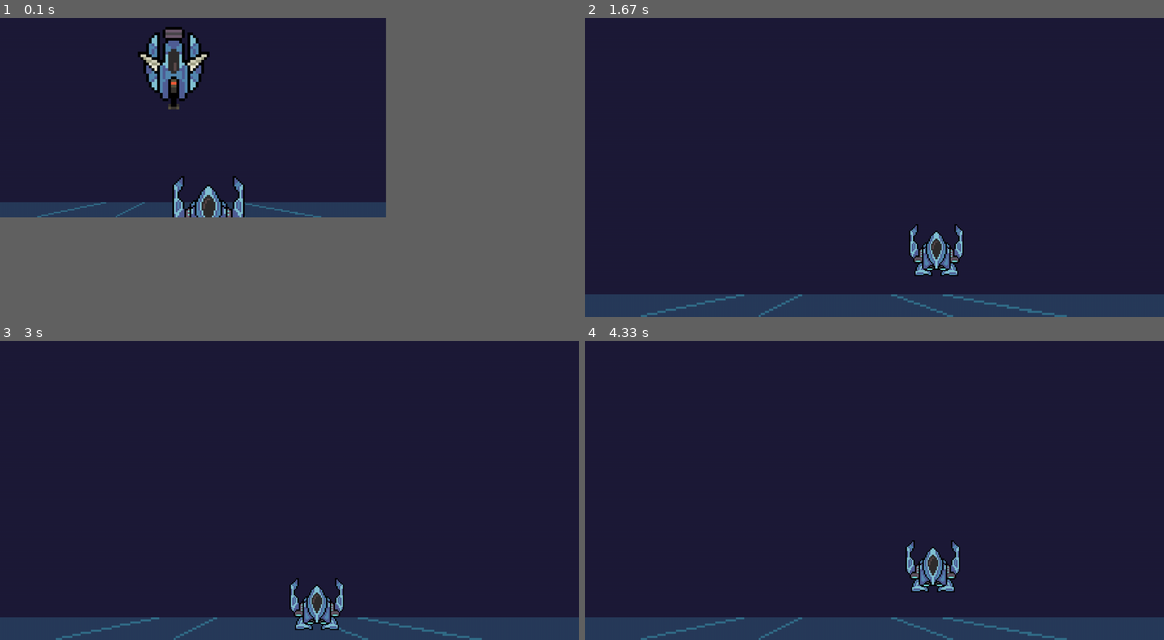
Above: before the commit, frames 1-4 (two rows, left to right).
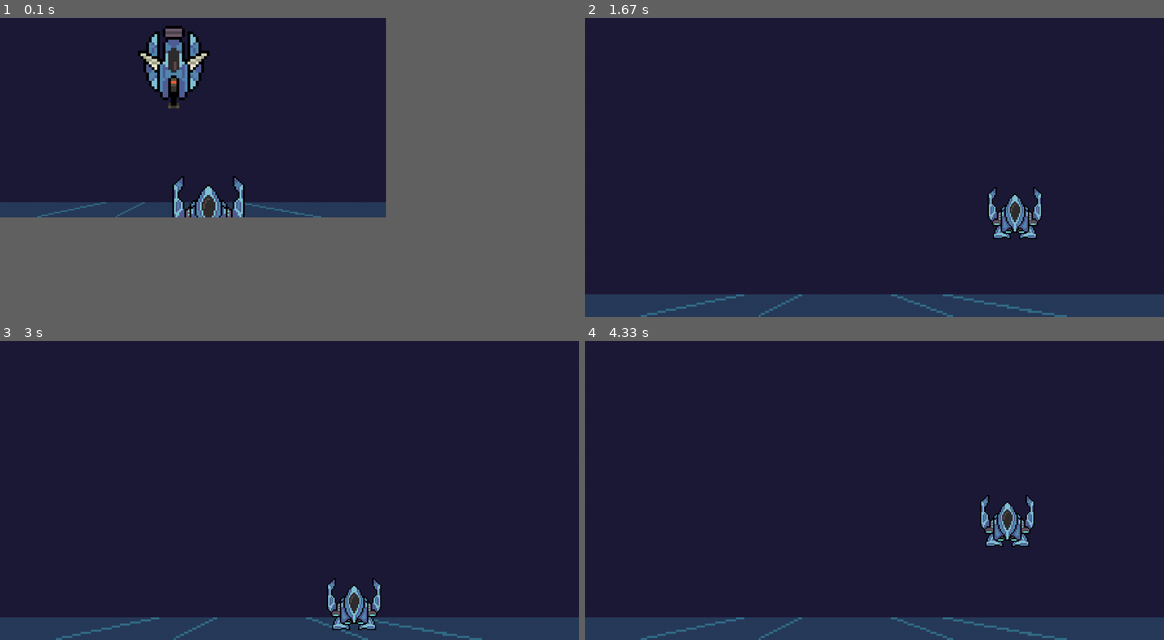
Above: after the commit, the same moments.

Repository: RafaBessa/Shadow_Light_bh_pygame
Game: pygame game, started from Game.py
Same seed, same stepped clock (60 frames per second), same inputs: the game is played once before the commit and once after it.
Inputs:
- Up to frame 1 (0.1 s): no input
- Up to frame 2 (1.67 s): tap - at 0.33 s; hold D 0.67-1.13 s; hold W 1.17-1.47 s; hold D from 1.5 s (still down)
- Up to frame 3 (3 s): release D at 1.97 s; hold A 2-2.53 s; hold S 2.57-2.87 s; hold A from 2.9 s (still down)
- Up to frame 4 (4.33 s): release A at 3.3 s; hold W 3.33-3.7 s; hold D from 3.73 s (still down)

The runs differ from the first frame. In frame 1, 0.4% of the frame differs, in the area x 23-37%, y 2-31%; in frame 2, 1.9%; in frame 3, 1.7%; in frame 4, 1.9%, in the area x 55-78%, y 51-84%.

Commit message:
Coordenadas são list (e tirando excessos)

Diff:
--- a/Droplet.py
+++ b/Droplet.py
@@ -10,14 +10,12 @@
 
         self._acceleration = acceleration  # in heights per second squared
         self.acceleration = acceleration * self.img.get_height()
-        print(self.coordinates)
 
     def resize(self, window):
         super().resize(window)
         self.speed = self._speed * self.img.get_height()
         self.acceleration = self._acceleration * self.img.get_height()
-        print(self.coordinates)
 
     def fall(self, dt):
         self.speed += self.acceleration * dt
-        self.coordinates = (self.coordinates[0], round(self.coordinates[1] + self.speed * dt))
+        self.coordinates[1] = round(self.coordinates[1] + self.speed * dt)
--- a/Game.py
+++ b/Game.py
@@ -30,10 +30,10 @@
     t0 = time()
     # Initializing window
     game_screen = Window("Shadow Light", DEFAULT_WINDOW_SIZES, BACKGROUND, SCALE_ASSETS, IMG_ASSETS)
-    player = Player("ship1", (500, 460), game_screen.shape, 2, IMG_ASSETS)
+    player = Player("ship1", [500, 460], game_screen.shape, 4, IMG_ASSETS)
     player.draw(game_screen)
 
-    droplet = Droplet("roundguy", (400, 0), game_screen.shape, 1, 7, IMG_ASSETS)
+    droplet = Droplet("roundguy", [400, 0], game_screen.shape, 1, 3, IMG_ASSETS)
     droplet.draw(game_screen)
 
     def redraw():
@@ -48,9 +48,6 @@
         clock.tick(FPS)
         dt = time() - t0
         t0 = time()
-        # TODO: Delete this print after testing:
-        if collide(player, droplet):
-            print('boi is wet')
 
         # EVENTS
         for event in pygame.event.get():
--- a/Window.py
+++ b/Window.py
@@ -15,13 +15,13 @@
         # Initialize with the first default dimensions
         self._default = 0
         self._fullscreen = False
-        self.borders = [0, 0]
         self.DEFAULT_WINDOW_SIZES = DEFAULT_WINDOW_SIZES
         width, height = self.DEFAULT_WINDOW_SIZES[self._default]
         self.BACKGROUND = BACKGROUND
         self.BG_W, self.BG_H = BACKGROUND.get_width(), BACKGROUND.get_height()
         self.SCALE_ASSETS = SCALE_ASSETS
         self.IMG_ASSETS = IMG_ASSETS
+
         # Creating inner screen object
         self._screen = pygame.display.set_mode((width, height), pygame.RESIZABLE)
         pygame.display.set_caption(caption)
@@ -50,7 +50,7 @@
     def resizeToDefault(self, increment):
         # Switch to the next window size
         self._default += increment
-        self.borders = (0, 0)
+
         # Index overflow
         if self._default == len(self.DEFAULT_WINDOW_SIZES):
             self._default = 0
@@ -62,8 +62,8 @@
 
     def resizedAsset(self, key, coordinates, dimensions):
         # Resize with to the same scale as the background
-        xscale = self.SCALE_ASSETS[key] * (self.width - self.borders[0]) / self.BG_W
-        yscale = self.SCALE_ASSETS[key] * (self.height - self.borders[1])/ self.BG_H
+        xscale = self.SCALE_ASSETS[key] * self.width / self.BG_W
+        yscale = self.SCALE_ASSETS[key] * self.height/ self.BG_H
 
         width = round(self.IMG_ASSETS[key].get_width() * xscale)
         height = round(self.IMG_ASSETS[key].get_height() * yscale)
